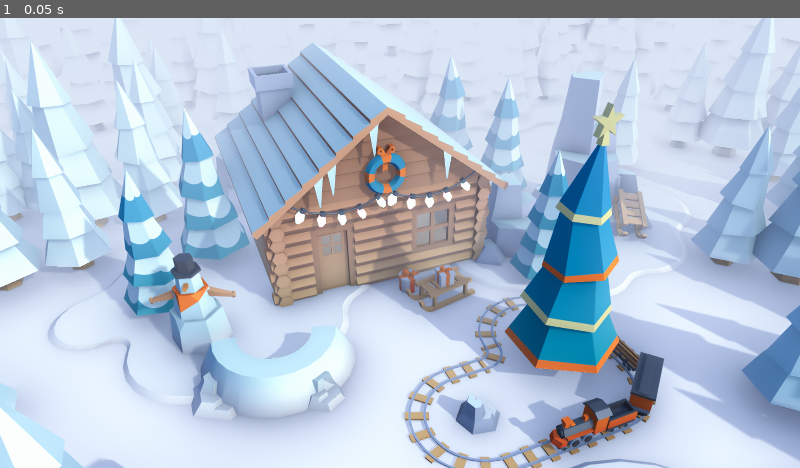
Above: before the commit, frame 1.
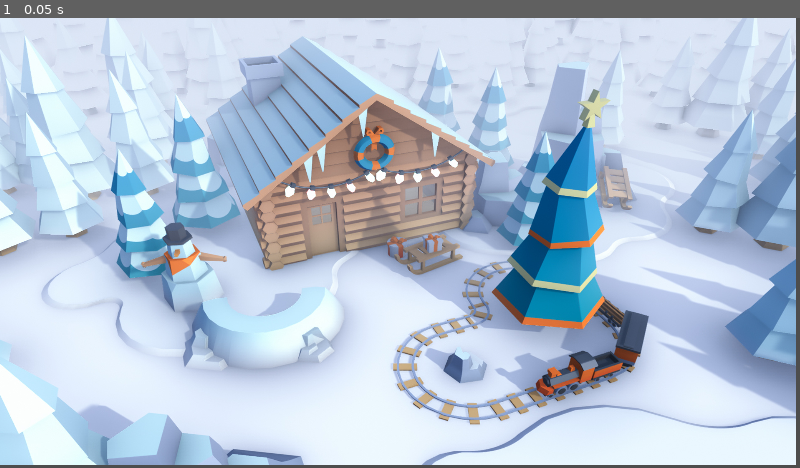
Above: after the commit, the same moment.

Repository: RWNR/Performance-Task-Finals
Game: Godot game, scene res://world.tscn
Two runs of this game, one before a commit and one after it. Both use one fixed random seed, a clock stepped at 60 frames per second and the inputs below. Before the commit the project has no main scene; this scene is started directly in both runs.
Inputs:
- Up to frame 1 (0.05 s): no input

The runs differ from the first frame. In frame 1, 52% of the frame differs, in the area x 0-100%, y 0-100%.

Commit message:
World Scene

Diff:
--- a/project.godot
+++ b/project.godot
@@ -11,6 +11,7 @@
 [application]
 
 config/name="Your-Name-Performance-Task"
+run/main_scene="res://world.tscn"
 config/features=PackedStringArray("4.1", "Forward Plus")
 
 [display]
--- a/world.tscn
+++ b/world.tscn
@@ -1,10 +1,10 @@
 [gd_scene load_steps=2 format=3 uid="uid://duemjd0qhekrw"]
 
-[ext_resource type="Texture2D" uid="uid://bwmny50vdxvr1" path="res://assets/wallpaperCabin.jpg" id="1_85gfb"]
+[ext_resource type="Texture2D" uid="uid://bwmny50vdxvr1" path="res://assets/wallpaperCabin.jpg" id="1_xvh2n"]
 
 [node name="World" type="Node2D"]
 
-[node name="Sprite2D" type="Sprite2D" parent="."]
-scale = Vector2(0.61, 0.61)
-texture = ExtResource("1_85gfb")
-centered = false
+[node name="WallpaperCabin" type="Sprite2D" parent="."]
+position = Vector2(569, 319)
+scale = Vector2(0.601042, 0.54)
+texture = ExtResource("1_xvh2n")
